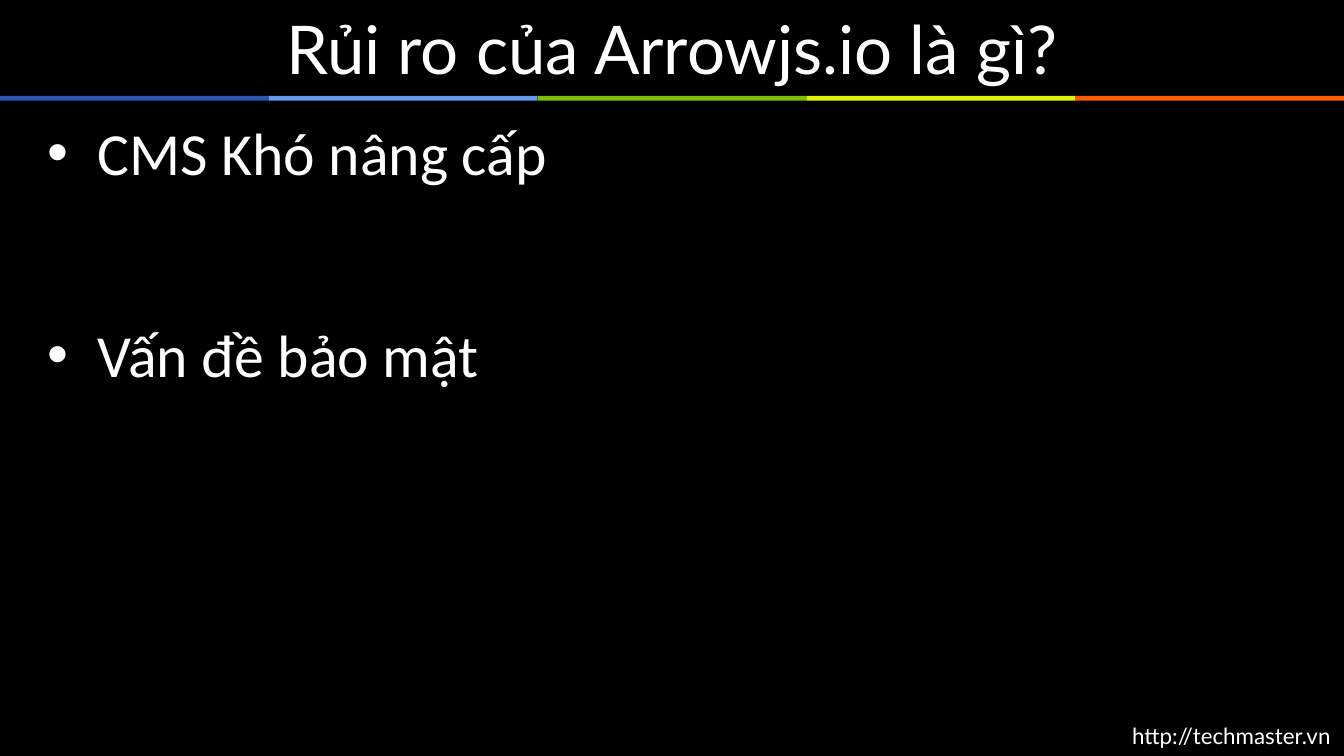
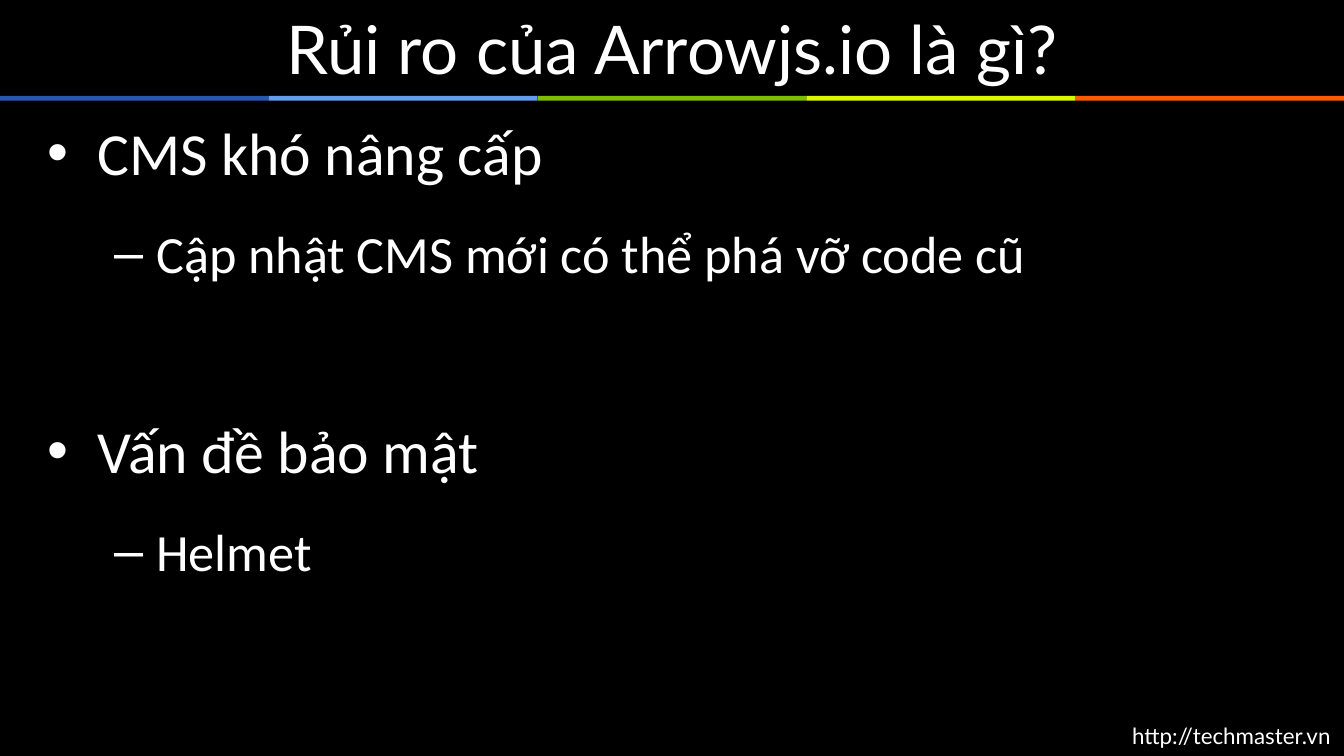
Before and after one commit to arrowjs/Documents, a slide deck: slide 22 of ArrowjsBasic.pptx (slide 20 before the commit). Drawn at 1344x756 pixels with LibreOffice and Linux fonts; fonts in the diff are those of the drawing; background and template pictures are left out. Boxes give left, top, right and bottom in pixels: in the first picture for what was removed or moved away, otherwise in the second. Text is boxed around its words. In the diff, an @@ line names an element or a change of style, - is before the commit and + after.

```diff
--- a/ArrowjsBasic.pptx
+++ b/ArrowjsBasic.pptx
@@ text at [97, 130, 1025, 282]: text changed; size 32 to 28 pt @@
-• CMS Khó nâng cấp
+• CMS khó nâng cấp
+  – Cập nhật CMS mới có thể phá vỡ code cũ
@@ text at [156, 534, 311, 572]: paragraph added @@
+  – Helmet
```
Also in this commit, not shown: 3 slides added, 1 slide removed.
